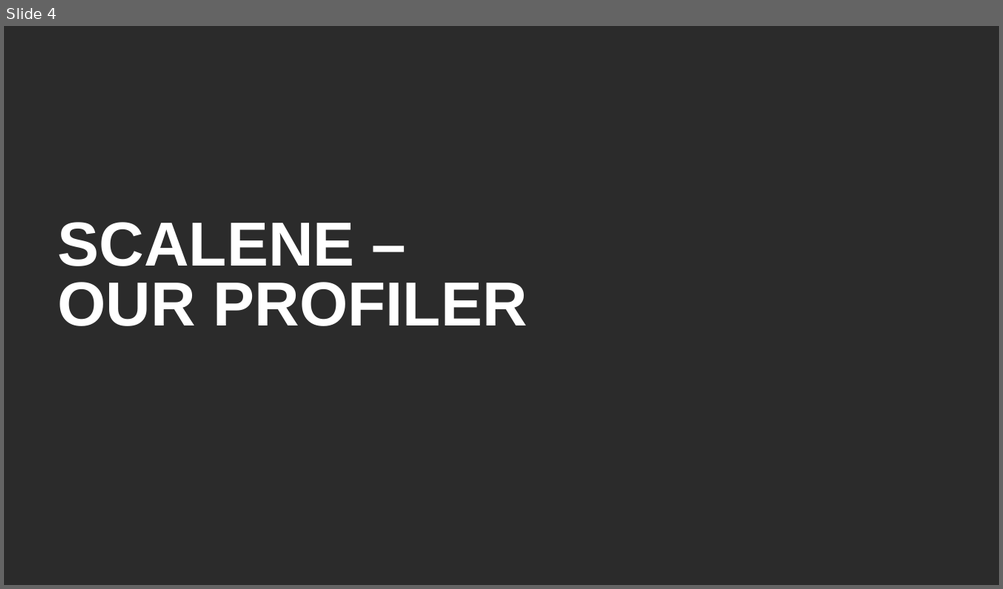
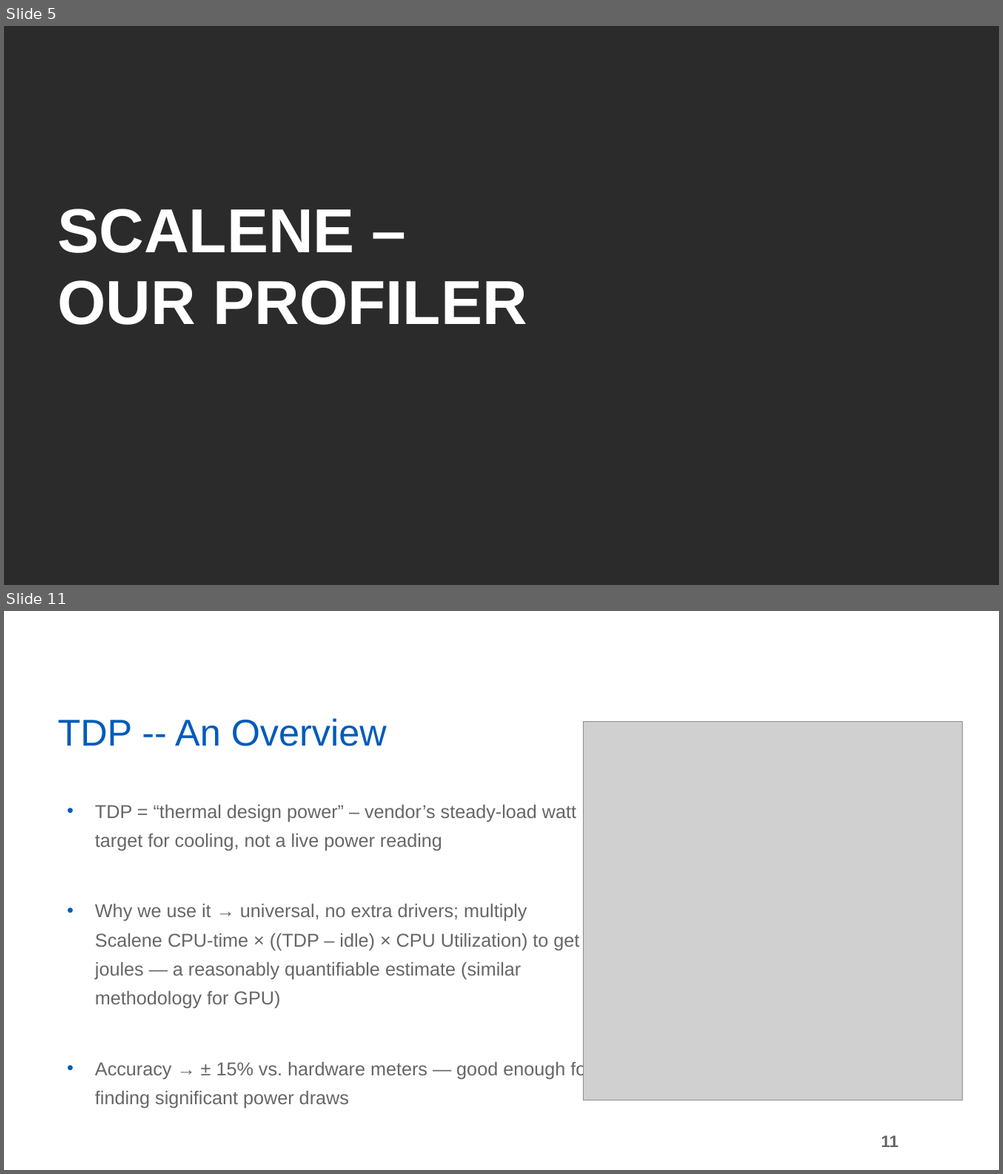
Before and after one commit to robmurr/AI-Energy-Optimization, a slide deck: Documentation/ELRAIENERGYOPTIMIZATIONPRESENTATION.pptx. Shown one above the other, each under a label of ours: slide 4 before the commit, slides 5 and 11 after it; the slides between them are not shown. The pictures are 1003x589 and 1003x1174 pixels, drawn with LibreOffice and Linux fonts; fonts in the diff are those of the drawing; grey boxes stand for pictures; background and template pictures are left out; a plain dark background stands for a picture behind light text. Boxes give left, top, right and bottom in pixels: in the first picture for what was removed or moved away, otherwise in the second. Text is boxed around its words. In the diff, an @@ line names an element or a change of style, - is before the commit and + after.

```diff
--- a/Documentation/ELRAIENERGYOPTIMIZATIONPRESENTATION.pptx
+++ b/Documentation/ELRAIENERGYOPTIMIZATIONPRESENTATION.pptx
@@ slide 11 added at (4, 611, 999, 1170), background picture (left out) @@
@@ title added at (58, 718, 387, 746), 36 pt, text #005BBB @@
+TDP -- An Overview
@@ picture added at (583, 721, 963, 1100) @@
@@ text added at (95, 805, 592, 1108), 18 pt, text #666666 @@
+• TDP = “thermal design power” – vendor’s steady‑load watt target for cooling, not a live power reading
+• Why we use it → universal, no extra drivers; multiply Scalene CPU‑time × ((TDP – idle) × CPU Utilization) to get joules — a reasonably quantifiable estimate (similar methodology for GPU)
+• Accuracy → ± 15% vs. hardware meters — good enough for finding significant power draws
@@ page number added at (881, 1136, 899, 1147), 16 pt, text #666666, bold @@
+11
@@ what was slide 4 is now slide 5 @@
@@ slide 5 changed as well @@
@@ title "SCALENE – OUR PROFILER" at (58, 209, 526, 325): line spacing 58pt to 0.97 @@
```
Also in this commit, not shown: 2 other slides changed, 20 other slides added, 20 slides removed.
